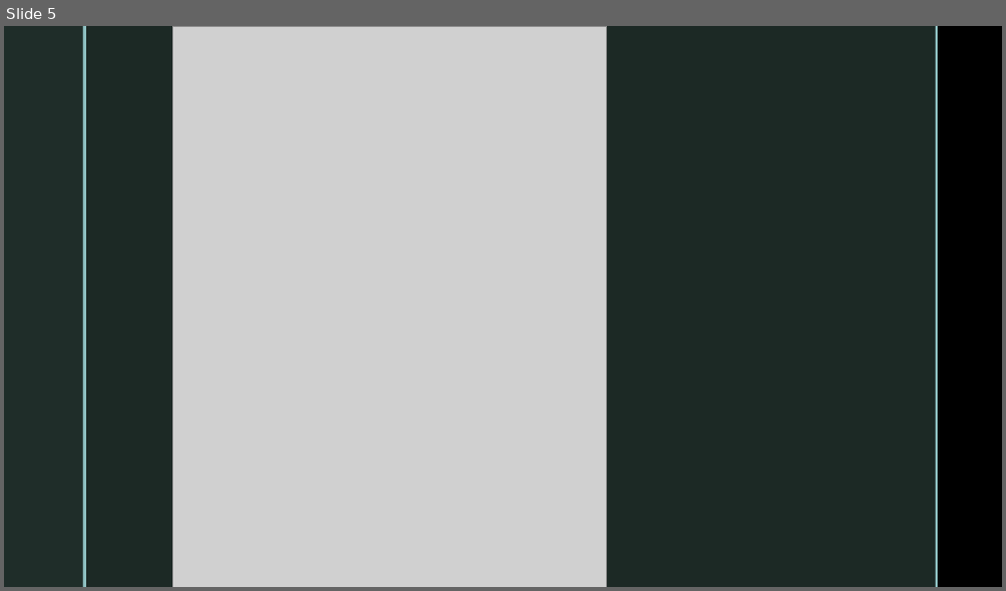
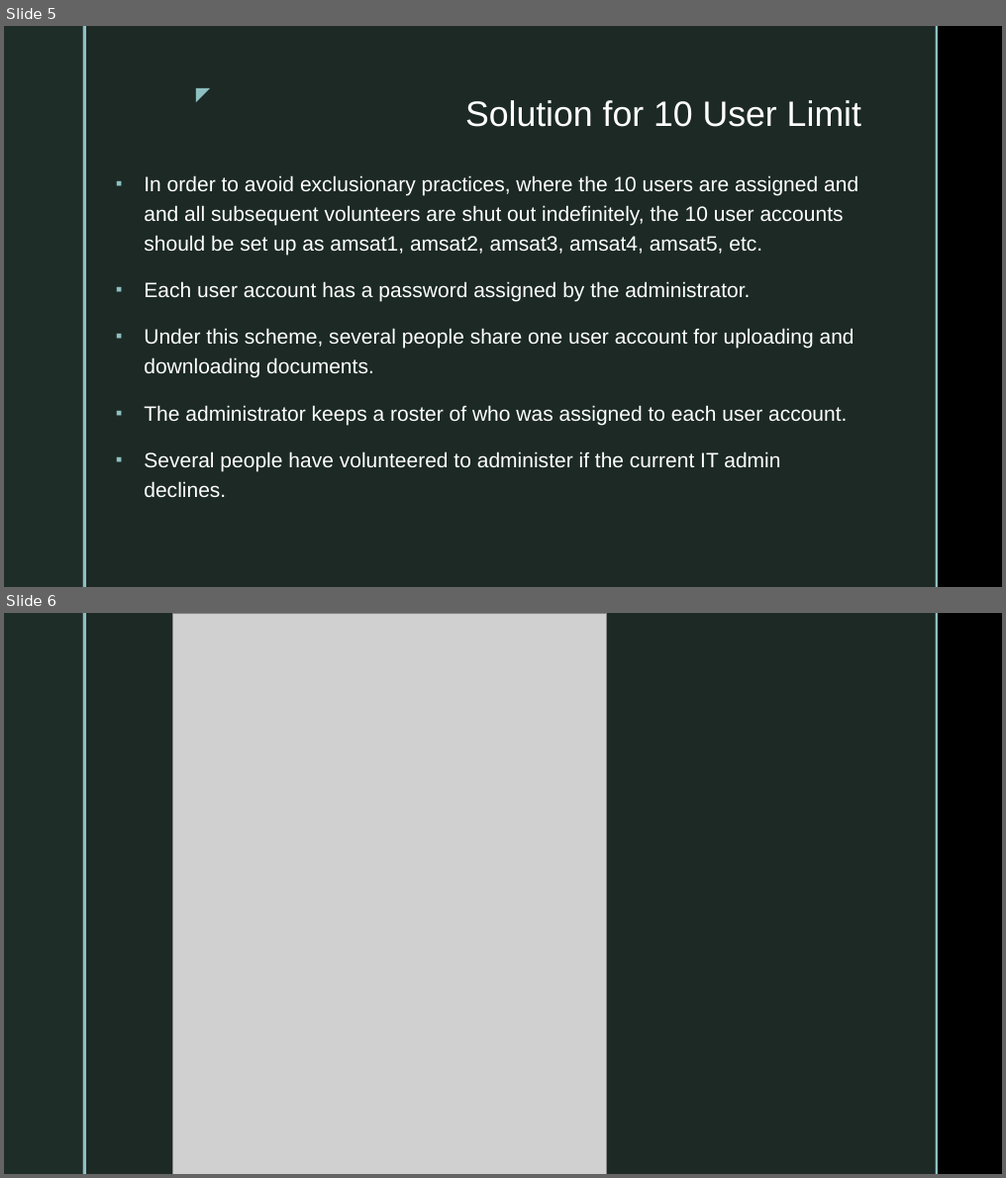
Before and after one commit to OpenResearchInstitute/documents, a slide deck: Papers_Articles_Presentations/Slide_Presentations/20171208_GitHubEnterpriseProposal.pptx. Shown one above the other, each under a label of ours: slide 5 before the commit, slides 5 and 6 after it. The pictures are 1006x591 and 1006x1178 pixels, drawn with LibreOffice and Linux fonts; fonts in the diff are those of the drawing; grey boxes stand for pictures; background and template pictures are left out. Boxes give left, top, right and bottom in pixels: in the first picture for what was removed or moved away, otherwise in the second. Text is boxed around its words. In the diff, an @@ line names an element or a change of style, - is before the commit and + after.

Commit message:
updated GitHub Enterprise proposal
Not for us, but to help payload teams at AMSAT.

```diff
--- a/Papers_Articles_Presentations/Slide_Presentations/20171208_GitHubEnterpriseProposal.pptx
+++ b/Papers_Articles_Presentations/Slide_Presentations/20171208_GitHubEnterpriseProposal.pptx
@@ slide 5 added at (4,26,1002,587), background picture (left out); not listed: 4 template elements that a slide beside it also shows @@
@@ text added at (183,78,218,108), 18 pt, text #8EC0C1 @@
+◤
@@ title added at (465,100,861,127), 34 pt, text #FFFFFF @@
+Solution for 10 User Limit
@@ text added at (144,175,858,497), 20 pt, text #FFFFFF @@
+▪ In order to avoid exclusionary practices, where the 10 users are assigned and and all subsequent volunteers are shut out indefinitely, the 10 user accounts should be set up as amsat1, amsat2, amsat3, amsat4, amsat5, etc.
+▪ Each user account has a password assigned by the administrator.
+▪ Under this scheme, several people share one user account for uploading and downloading documents.
+▪ The administrator keeps a roster of who was assigned to each user account.
+▪ Several people have volunteered to administer if the current IT admin declines.
@@ what was slide 5 is now slide 6 @@
```
Also in this commit, not shown: 6 slides changed, 1 other slide added, 2 other files.
